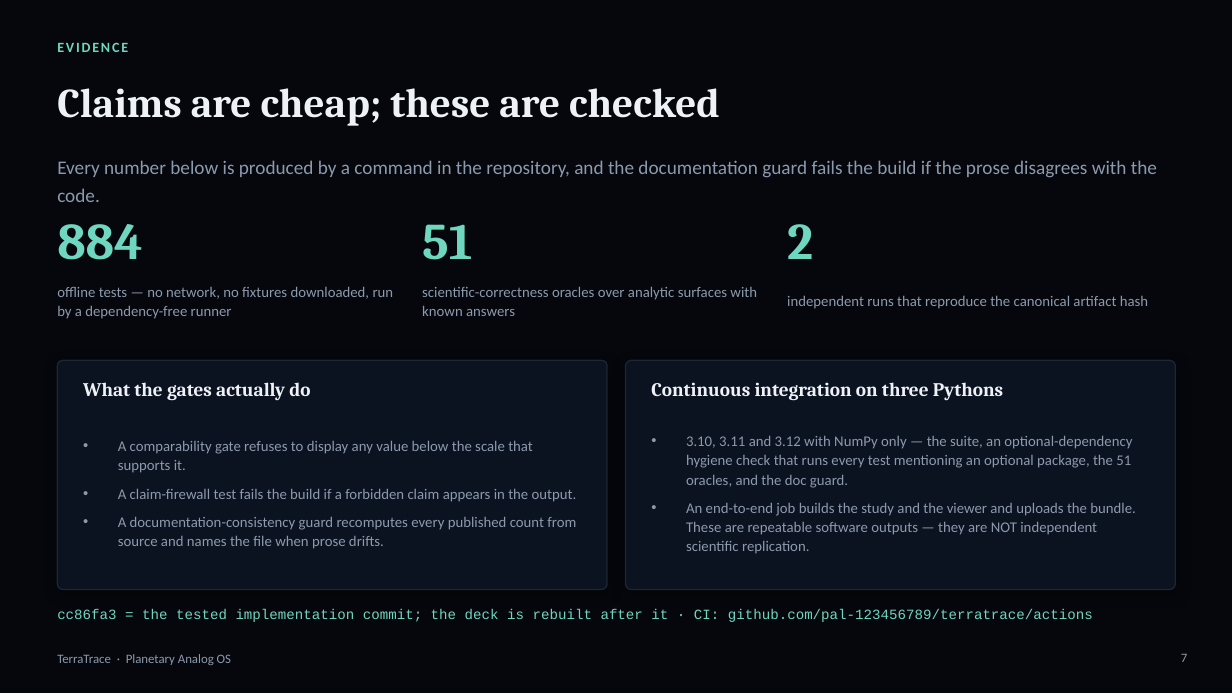
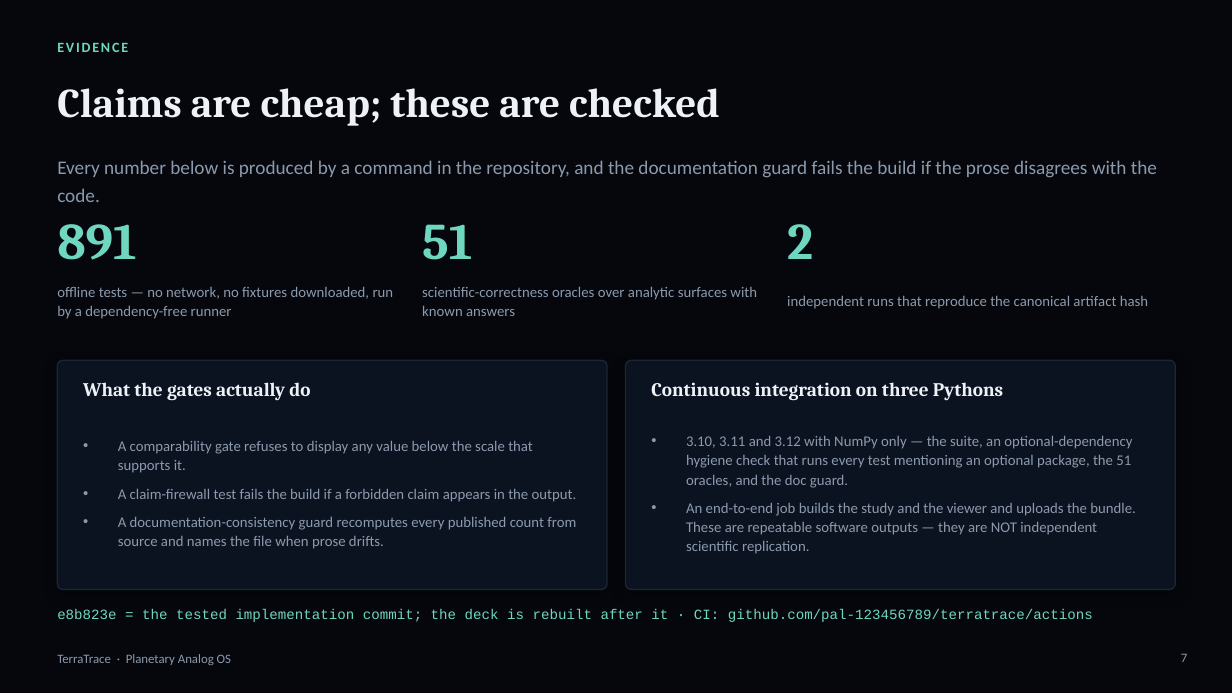
Before and after one commit to pal-123456789/terratrace, a slide deck: slide 7 of TerraTrace-deck.pptx. Drawn at 1232x693 pixels with LibreOffice and Linux fonts; fonts in the diff are those of the drawing. Boxes give left, top, right and bottom in pixels: in the first picture for what was removed or moved away, otherwise in the second. Text is boxed around its words. In the diff, an @@ line names an element or a change of style, - is before the commit and + after.

Commit message:
build(deck): cover and both decks regenerated on e8b823e
Every published number in the three rendered artifacts now matches the code: 891 tests, 96
modules, 51 oracles. The technical deck's footer reads the commit it was tested against from
git at build time (e8b823e), so it cannot be typed wrong or go stale silently.

```diff
--- a/TerraTrace-deck.pptx
+++ b/TerraTrace-deck.pptx
@@ text at [57, 224, 136, 260]: text changed @@
-884
+891
@@ text at [57, 608, 1093, 622]: text changed @@
-cc86fa3 = the tested implementation commit; the deck is rebuilt after it · CI: github.com/pal-123456789/terratrace/actions
+e8b823e = the tested implementation commit; the deck is rebuilt after it · CI: github.com/pal-123456789/terratrace/actions
```
Also in this commit, not shown: 4 other files.
